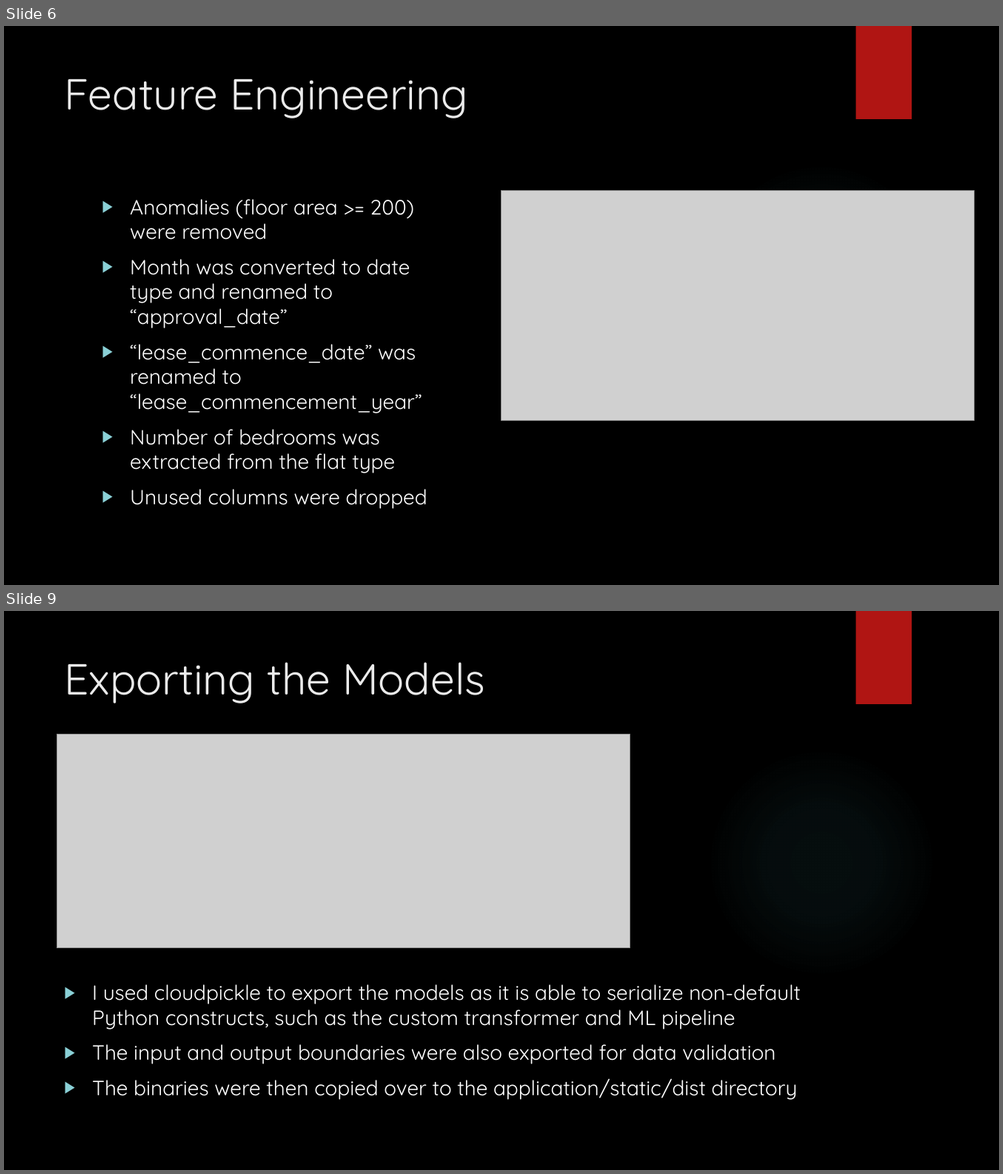
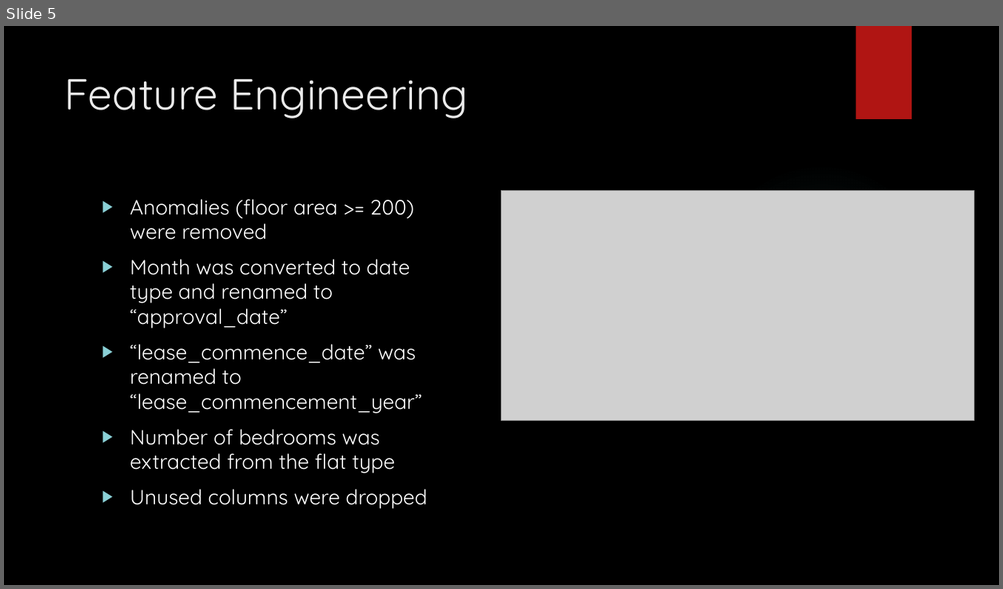
Before and after one commit to ethanolx/SG-Resale-Housing-py, a slide deck: doc/slides.pptx. Shown one above the other, each under a label of ours: slides 6 and 9 before the commit, slide 5 after it; the slides between them are not shown. The pictures are 1003x1174 and 1003x589 pixels, drawn with LibreOffice and Linux fonts; fonts in the diff are those of the drawing; grey boxes stand for pictures; background and template pictures are left out. Boxes give left, top, right and bottom in pixels: in the first picture for what was removed or moved away, otherwise in the second. Text is boxed around its words. In the diff, an @@ line names an element or a change of style, - is before the commit and + after.

```diff
--- a/doc/slides.pptx
+++ b/doc/slides.pptx
@@ slide 9 removed at box(4, 611, 999, 1170), background picture (left out); not listed: 2 template elements that a slide beside it also shows @@
@@ title removed at box(64, 662, 485, 703) @@
-Exporting the Models
@@ picture removed at box(57, 734, 630, 948) @@
@@ text removed at box(92, 985, 800, 1100) @@
-▶ I used cloudpickle to export the models as it is able to serialize non-default Python constructs, such as the custom transformer and ML pipeline
-▶ The input and output boundaries were also exported for data validation
-▶ The binaries were then copied over to the application/static/dist directory
@@ what was slide 6 is now slide 5 @@
```
Also in this commit, not shown: 3 slides changed, 13 slides added, 14 other slides removed, 1 other file.
